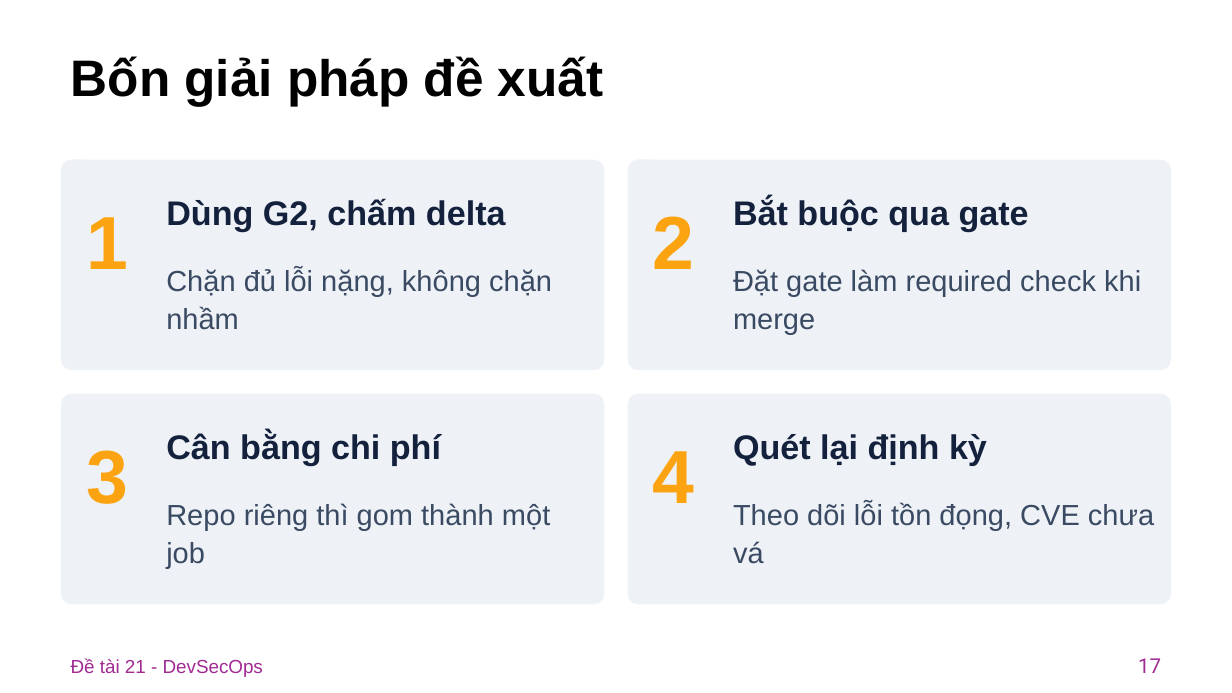
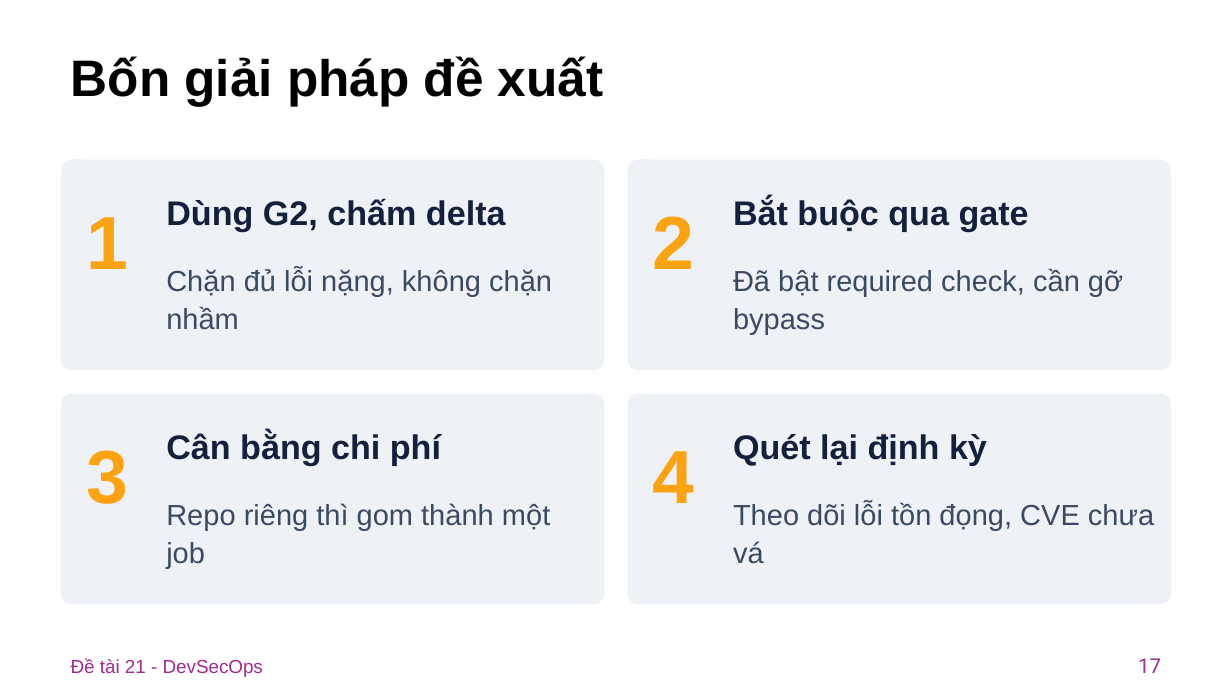
Before and after one commit to tranhuultai/012012303904_21_DevSecOps, a slide deck: slide 17 of PPTX/DeTai21_DevSecOps.pptx. Drawn at 1232x693 pixels with LibreOffice and Linux fonts; fonts in the diff are those of the drawing. Boxes give left, top, right and bottom in pixels: in the first picture for what was removed or moved away, otherwise in the second. Text is boxed around its words. In the diff, an @@ line names an element or a change of style, - is before the commit and + after.

```diff
--- a/PPTX/DeTai21_DevSecOps.pptx
+++ b/PPTX/DeTai21_DevSecOps.pptx
@@ text at [733, 268, 1123, 334]: text changed @@
-Đặt gate làm required check khi merge
+Đã bật required check, cần gỡ bypass
```
